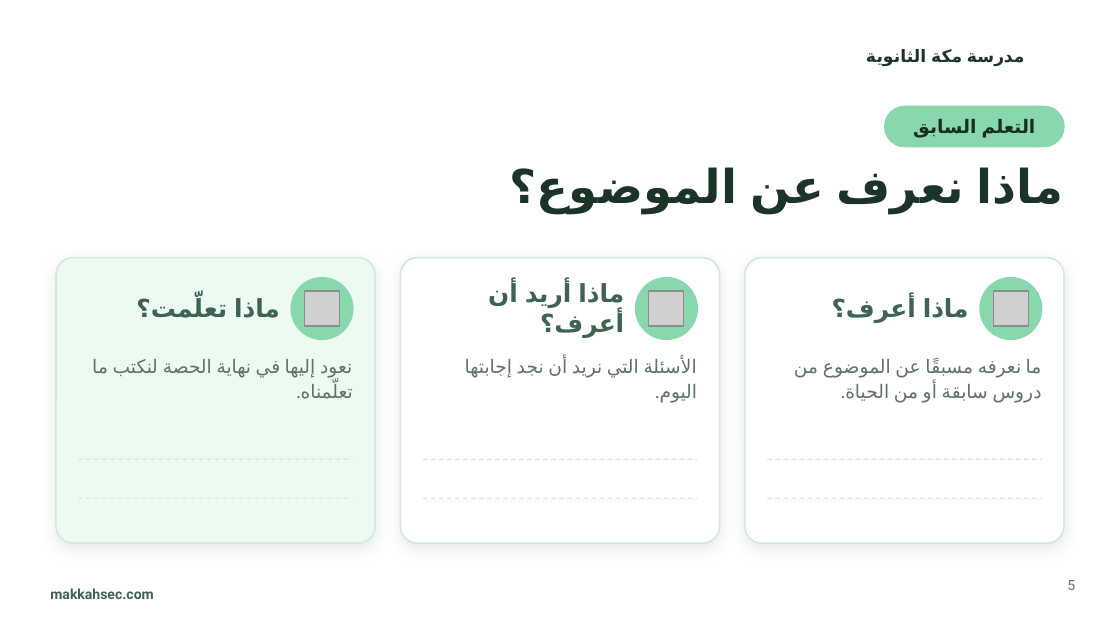
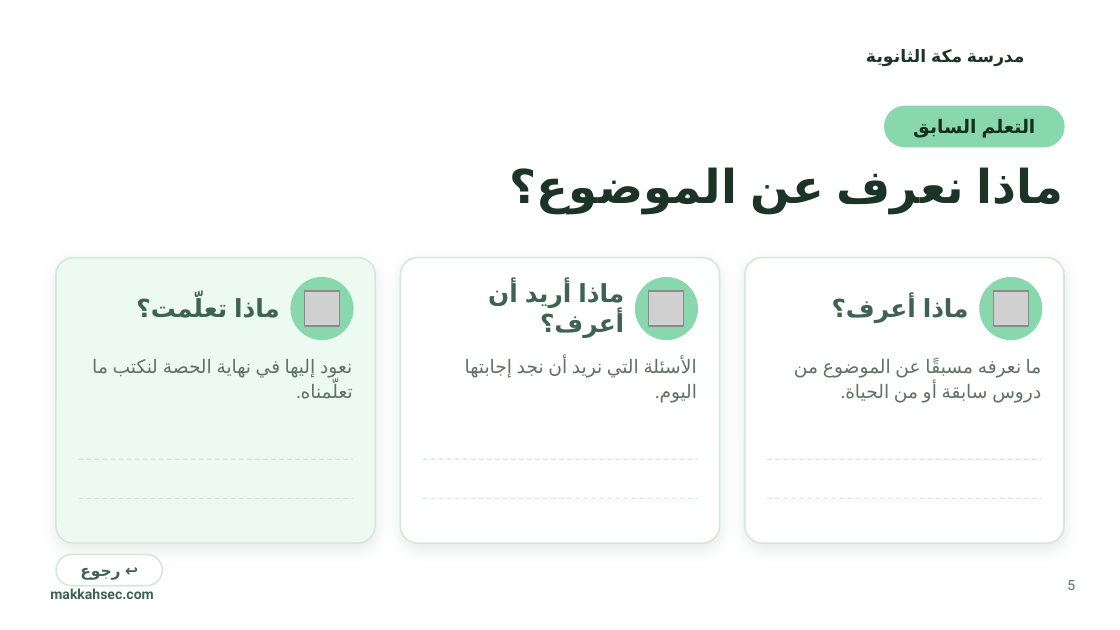
Before and after one commit to makkah507030-star/makkahsec-portal, a slide deck: slide 5 of docs/model-lesson/model-lesson-template.pptx. Drawn at 1120x630 pixels with LibreOffice and Linux fonts; fonts in the diff are those of the drawing; grey boxes stand for pictures; background and template pictures are left out. Boxes give left, top, right and bottom in pixels: in the first picture for what was removed or moved away, otherwise in the second. Text is boxed around its words. In the diff, an @@ line names an element or a change of style, - is before the commit and + after.

```diff
--- a/docs/model-lesson/model-lesson-template.pptx
+++ b/docs/model-lesson/model-lesson-template.pptx
@@ rounded rectangle added at (x1=56, y1=554, x2=162, y2=586), fill #FFFFFF, outline #D5E7DC 1 pt @@
@@ text added at (x1=80, y1=568, x2=120, y2=580), 10 pt, text #3E6350, bold @@
+↩ رجوع
```
Also in this commit, not shown: 15 other slides changed, 2 slides added, 3 other files.
